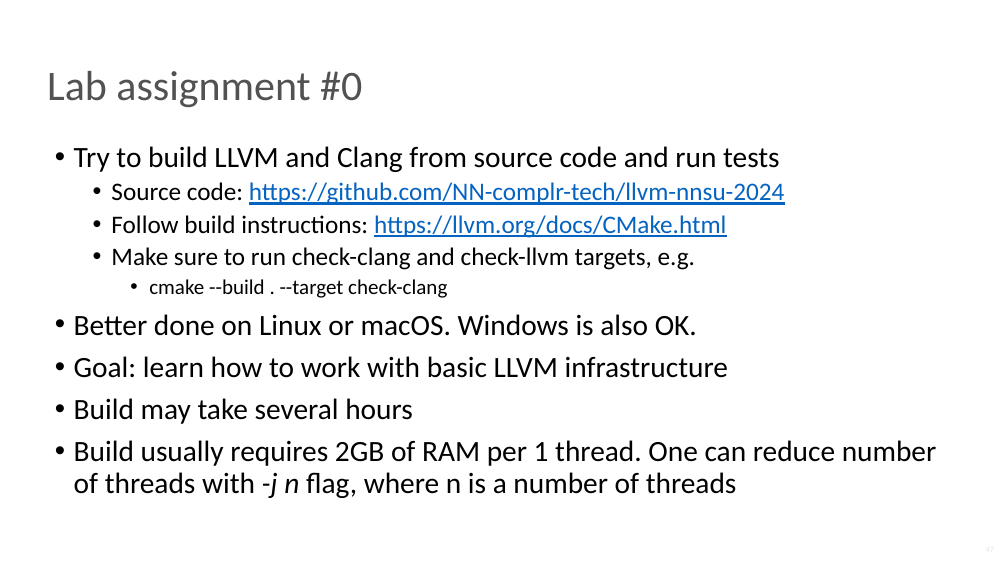
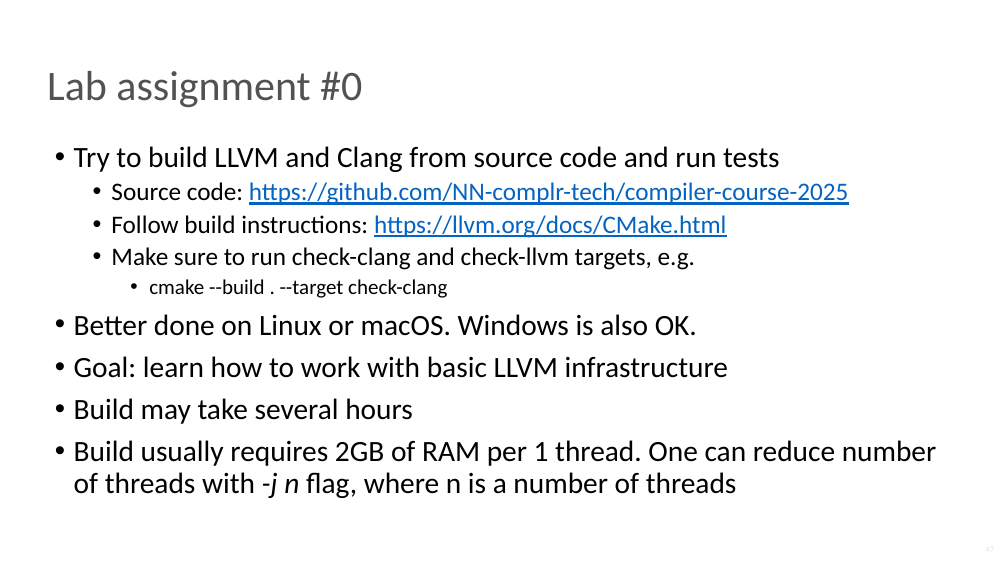
Before and after one commit to NN-complr-tech/Complr-course-lectures, a slide deck: slide 47 of 02-Frontend.pptx. Drawn at 1008x567 pixels with LibreOffice and Linux fonts; fonts in the diff are those of the drawing. Boxes give left, top, right and bottom in pixels: in the first picture for what was removed or moved away, otherwise in the second. Text is boxed around its words. In the diff, an @@ line names an element or a change of style, - is before the commit and + after.

```diff
--- a/02-Frontend.pptx
+++ b/02-Frontend.pptx
@@ text at bbox=[111, 182, 849, 205]: text changed @@
-  • Source code: https://github.com/NN-complr-tech/llvm-nnsu-2024
+  • Source code: https://github.com/NN-complr-tech/compiler-course-2025
```
Also in this commit, not shown: 19 other slides changed, 2 slides added, 1 slide removed.
